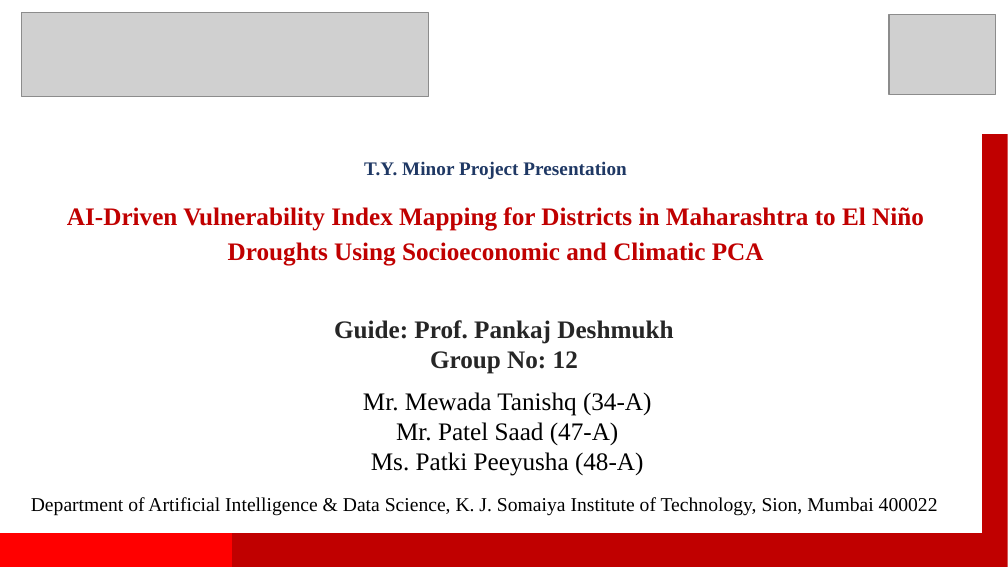
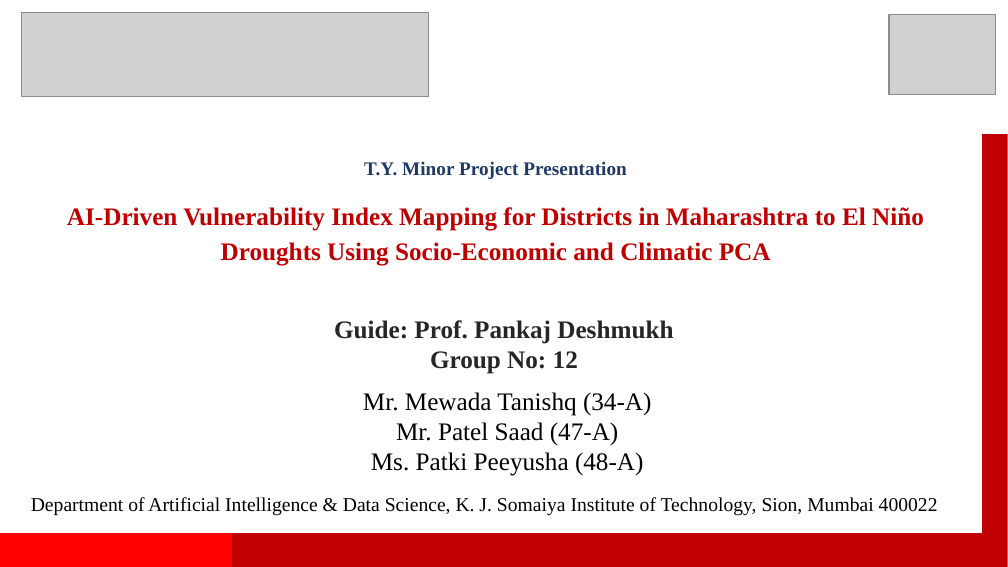
Before and after one commit to peeyusha06/Minor-Project-1-Group-12, a slide deck: slide 1 of 04 PPT/Final PPT.pptx. Drawn at 1008x567 pixels with LibreOffice and Linux fonts; fonts in the diff are those of the drawing; grey boxes stand for pictures. Boxes give left, top, right and bottom in pixels: in the first picture for what was removed or moved away, otherwise in the second. Text is boxed around its words. In the diff, an @@ line names an element or a change of style, - is before the commit and + after.

```diff
--- a/04 PPT/Final PPT.pptx
+++ b/04 PPT/Final PPT.pptx
@@ text at (67, 207, 924, 266): text changed @@
-AI-Driven Vulnerability Index Mapping for Districts in Maharashtra to El Niño Droughts Using Socioeconomic and Climatic PCA
+AI-Driven Vulnerability Index Mapping for Districts in Maharashtra to El Niño Droughts Using Socio-Economic and Climatic PCA
```
Also in this commit, not shown: 11 other files.
